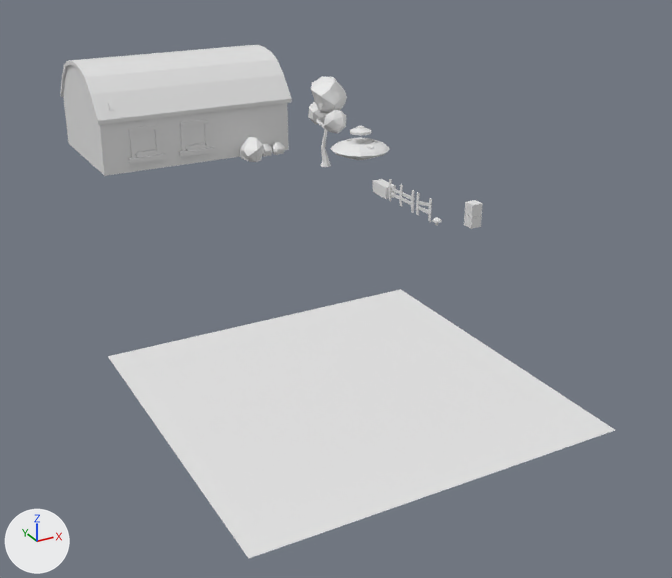
One commit to the Blender file Assets/BLENDERART/Farm.blend: the scene before it, then after it.
Before and after are seen from a camera (50 mm lens) standing at (-42.2, -59.5, 26.0) and looking at (-9.2, 0.4, -3.9). The axes (+X, +Y, +Z) are drawn at lower left. The lights are the same throughout.
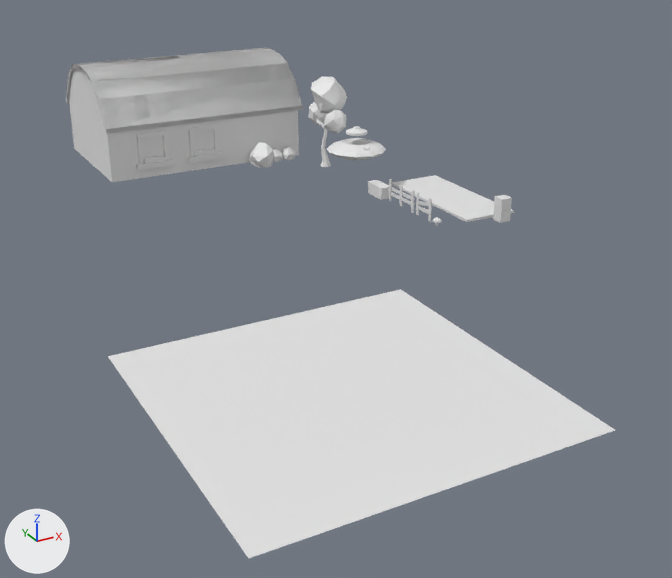
Pixel boxes [x1, y1, x2, y2] of what changed, in the pictures (672 x 578 px):
'Cube.022', reshaped, moved, modifiers changed (7% taller)
    before: [60, 45, 292, 125]
    after: [66, 48, 302, 134]
'Cube.006', moved
    before: [63, 65, 289, 176]
    after: [69, 69, 299, 182]
'Cube.021', reshaped, moved, rescaled (not visible before)
    after: [391, 175, 514, 222]
'Cylinder', moved
    before: [330, 137, 390, 160]
    after: [327, 138, 386, 161]
'Cube.015', moved
    before: [240, 137, 264, 162]
    after: [249, 142, 274, 168]
'Cube.001', moved
    before: [465, 200, 483, 217]
    after: [494, 195, 512, 211]
'Cube.004', moved
    before: [464, 214, 482, 229]
    after: [493, 208, 511, 223]
'Cube.010', moved
    before: [129, 153, 165, 164]
    after: [136, 159, 174, 170]
'Cube.005', moved
    before: [372, 179, 396, 199]
    after: [368, 180, 389, 200]
'Cube.014', moved
    before: [179, 147, 214, 157]
    after: [188, 152, 223, 163]
'Cube.007', moved
    before: [129, 125, 159, 133]
    after: [137, 130, 167, 138]
'Cube.017', moved
    before: [272, 142, 285, 155]
    after: [283, 147, 295, 160]
'Cube.011', moved
    before: [180, 119, 209, 127]
    after: [189, 124, 218, 132]
'Cube.020', moved
    before: [136, 150, 158, 157]
    after: [144, 156, 166, 164]
'Cube.009', moved
    before: [129, 132, 136, 158]
    after: [137, 138, 144, 164]
'Cube.019', moved
    before: [186, 143, 207, 151]
    after: [195, 149, 216, 157]
'Cube.013', moved
    before: [180, 126, 186, 151]
    after: [189, 132, 195, 157]
'Cube.008', moved
    before: [155, 129, 161, 155]
    after: [163, 135, 169, 160]
'Cube.012', moved
    before: [205, 123, 210, 148]
    after: [214, 128, 219, 154]
'Cylinder.001', moved
    before: [350, 126, 371, 136]
    after: [346, 126, 368, 136]
'Cube.016', moved
    before: [262, 144, 272, 156]
    after: [272, 149, 283, 162]
'Cylinder.002', moved
    before: [367, 145, 374, 149]
    after: [363, 145, 370, 150]

The edits, one by one:
me_cube_036 is used by ob_cube_022; parent ob_cube_006; location (-9.796, 34.71, 9.284); rotation (0.0, 0.0, -3.142), in degrees (0, 0, -180); scale (10.2, 0.781, 0.0976).
me_cube_036 had 40 vertices, 38 faces and spanned x -1.0..1.0, y -9.2..9.2, z -45.6..3.2.
me_cube_036 now has 24 vertices, 21 faces and spans x -1.0..1.0, y -9.3..0.0, z -48.8..3.2.
Part 1, on me_cube_036:
20 vertices are removed from x -1.0..1.0, y 1.0..9.2, z -45.6..3.2.
21 faces are deleted.
6 vertices in x -1.0..1.0, y -7.0..-3.1, z -19.2..0.7 move by (0.0, -0.1, 0.0).
4 vertices move from x -1.0..1.0, y -9.2, z -45.6..-41.4 to x -1.0..1.0, y -9.3..-9.1, z -48.8..-44.1.
4 vertices are added at (-1.0, 0.0, 3.2), (-1.0, 0.0, -1.0), (1.0, 0.0, 3.2), (1.0, 0.0, -1.0).
4 new faces join them.
me_cube_037 is used by ob_cube_021; location (-18.61, 28.07, 5.93); scale (0.0348, 0.0348, 0.0348).
me_cube_037 had 52 vertices, 50 faces and spanned x -2.2..0.2, y -4.5..4.1, z -1.0..23.0.
me_cube_037 now has 8 vertices, 6 faces and spans x -1.0..1.0, y -1.0..1.0, z -1.0..1.0.
me_cube_037 part 2: the whole mesh is rebuilt.
Object 'Cube.004' (ob_cube_004) moves from (2.48, -1.52, 0.49) to (5.48, -1.52, 0.49).
Object 'Cube.001' (ob_cube_001) moves from (2.48, -1.52, 1.5) to (5.48, -1.52, 1.5).
Object 'Cylinder' (ob_cylinder) moves from (0.4, 13.3, 3.28) to (-0.02, 13.3, 3.28).
Object 'Cube.005' (ob_cube_005) moves from (0.54, 9.22, 0.48) to (0.04, 9.22, 0.48).
Object 'Cube.006' (ob_cube_006) moves from (-0.95, 34.72, 0.77) to (-0.95, 32.28, 0.77).
Object 'Cube.022' (ob_cube_022) gains a MIRROR modifier named 'Mirror'.
Modifier setting: use_axis = (True, True, False).
Object 'Cube.021' (ob_cube_021) moves from (-18.61, 28.07, 5.93) to (5.53, 5.97, -0.14).
Object 'Cube.021' (ob_cube_021) is rescaled from (0.0348, 0.0348, 0.0348) to (2.5, 6.0, 0.1).
